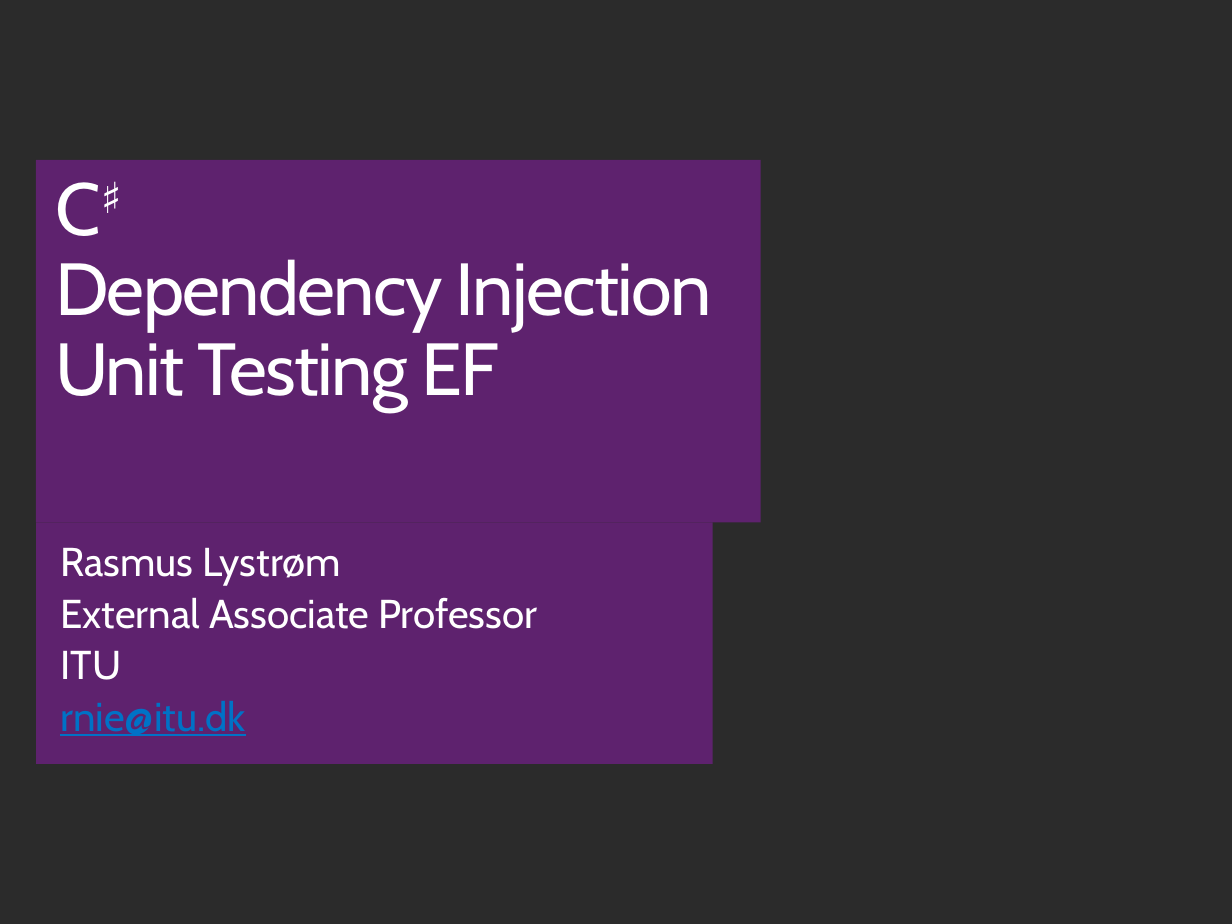
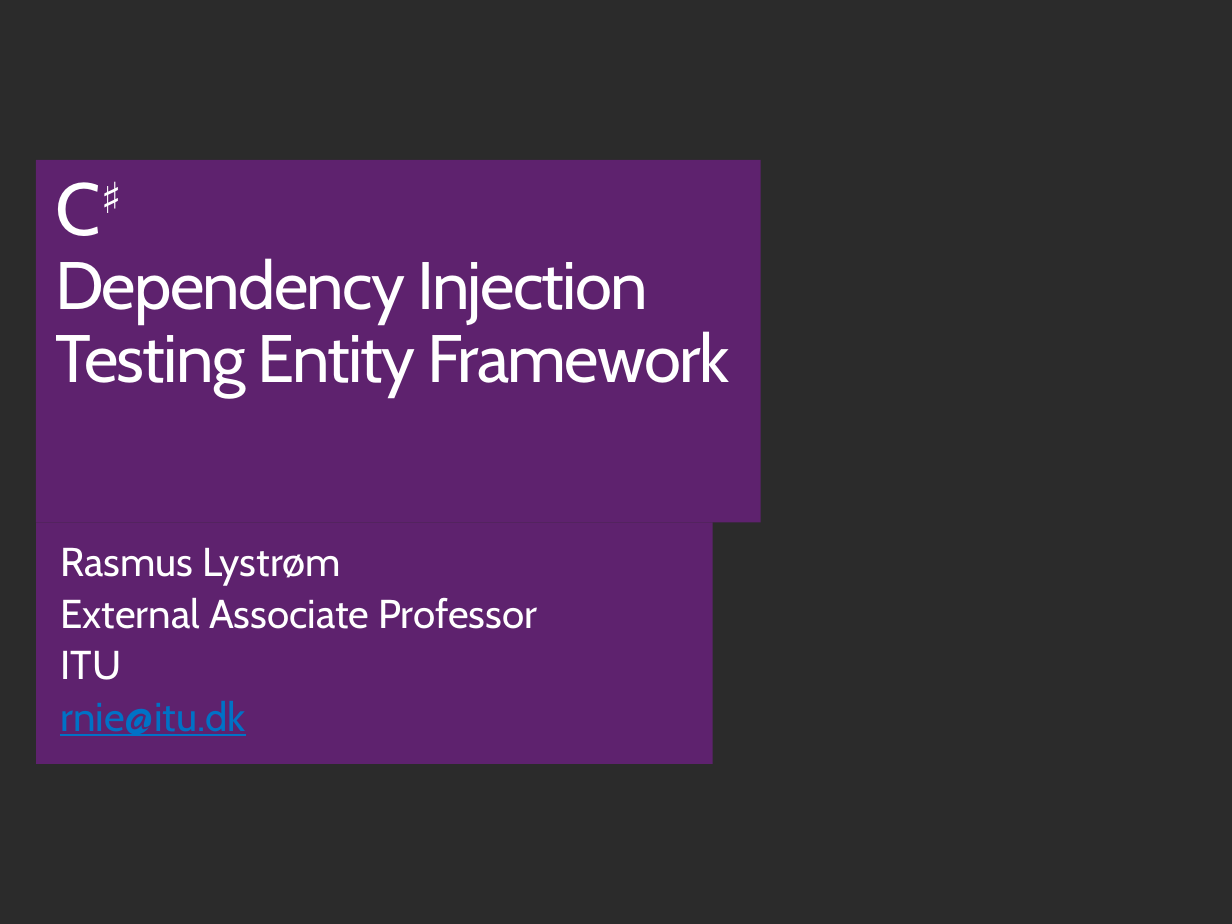
Before and after one commit to ondfisk/BDSA2018, a slide deck: slide 1 of Slides/Lecture05 - Dependency Injection, Unit Testing EF.pptx. Drawn at 1232x924 pixels with LibreOffice and Linux fonts; fonts in the diff are those of the drawing; background and template pictures are left out; a plain dark background stands for a picture behind light text. Boxes give left, top, right and bottom in pixels: in the first picture for what was removed or moved away, otherwise in the second. Text is boxed around its words. In the diff, an @@ line names an element or a change of style, - is before the commit and + after.

```diff
--- a/Slides/Lecture05 - Dependency Injection, Unit Testing EF.pptx
+++ b/Slides/Lecture05 - Dependency Injection, Unit Testing EF.pptx
@@ title at (55,182,729,398): text changed; size 44 to 40 pt @@
-C♯
-Dependency Injection
-Unit Testing EF
+C♯
+Dependency Injection
+Testing Entity Framework
```
Also in this commit, not shown: 4 other slides changed, 2 slides added, 17 other files.
